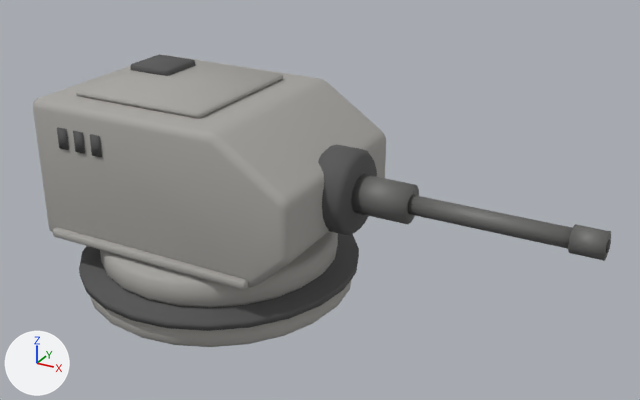
The glTF model game/models/turrets/turret_grach_t1.glb as it was, and as the next commit left it.
One viewpoint serves both versions: a 50 mm lens placed at (1.018, -1.467, 0.982), pointed at (0.21, 0.003, 0.247). Arrows for +X, +Y and +Z are at lower left; the lights stay in place. The first picture is the older version. Where no turn or scale is listed for an object, it has been applied to the vertices. Vertices at exactly the same position are counted once.

In view in the first picture: 'guns', 'turret_light_t1'.
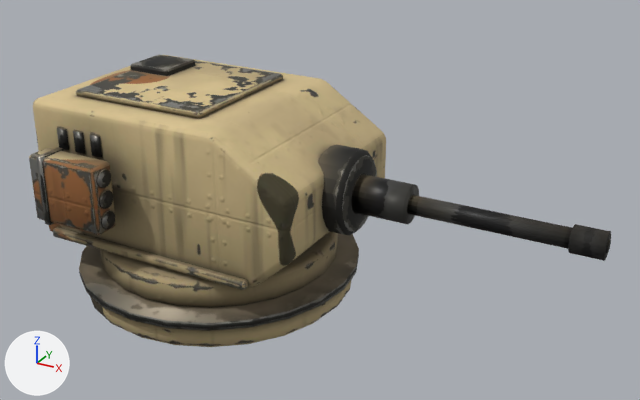
Pixel boxes (x1, y1, x2, y2) of what changed, in the pictures (640 x 400 px; the box of a moved part takes in the faces that stretch with it):
'pods', added
    after: (29, 147, 116, 235)
part 1 of me_cylinder, recoloured
    both: (33, 55, 386, 347)
part 2 of me_cylinder, recoloured
    both: (57, 54, 358, 331)
part 3 of me_cylinder_011, moved or reshaped
    before: (351, 186, 611, 260)
    after: (351, 186, 611, 259)
part 4 of me_cylinder_011, recoloured (darker)
    before: (318, 144, 611, 253)
    after: (318, 144, 415, 235)
part 5 of me_cylinder_011, recoloured (grey to black)
    both: (351, 174, 611, 261)

Patch to the scene script:
```diff
--- a/game/models/turrets/turret_grach_t1.glb.py
+++ b/game/models/turrets/turret_grach_t1.glb.py
@@ mat_turret_paint_guns @@
+mat_turret_paint_guns = bpy.data.materials.new('turret_paint_guns')
+# uses the picture img_turret_paint_guns_albedo
+# uses the picture img_turret_paint_guns_normal
+# uses the picture img_turret_paint_guns_orm
@@ mat_turret_paint @@
+mat_turret_paint = bpy.data.materials.new('turret_paint')
+# uses the picture img_turret_paint_albedo
+# uses the picture img_turret_paint_normal
+# uses the picture img_turret_paint_orm
@@ mat_turret_paint_pods @@
+mat_turret_paint_pods = bpy.data.materials.new('turret_paint_pods')
+# uses the picture img_turret_paint_pods_albedo
+# uses the picture img_turret_paint_pods_normal
+# uses the picture img_turret_paint_pods_orm
@@ me_cylinder @@
 me_cylinder.from_pydata(...)  # 656 vertices, 1224 faces; spans x -0.356..0.268, y -0.312..0.312, z 0.0..0.466
+# me_cylinder part 1: 792 faces spanning x -0.352..0.264, y -0.299..0.299, z 0.0..0.453 switch from mat_turret_body (grey #aaa8a4) to mat_turret_paint
+# me_cylinder part 2: 432 faces spanning x -0.356..0.268, y -0.312..0.312, z 0.052..0.466 switch from mat_turret_dark (dark grey #595959) to mat_turret_paint
@@ me_cylinder_011 @@
 me_cylinder_011.from_pydata(...)  # 216 vertices, 412 faces; spans x -0.04..0.526, y -0.088..0.088, z -0.088..0.088
+# me_cylinder_011 part 3: 136 of 216 vertices moved; they spanned x 0.026..0.526, y -0.04..0.04, z -0.04..0.04 and now span x 0.026..0.526, y -0.04..0.04, z -0.04..0.04; mean shift (0.0, 0.0, 0.0); largest move (0.523, 0.011, 0.006) -> (0.026, -0.038, -0.01)
+# me_cylinder_011 part 4: 193 faces spanning x -0.04..0.15, y -0.088..0.088, z -0.088..0.088 switch from mat_turret_dark (dark grey #595959) to mat_turret_paint_guns
+# me_cylinder_011 part 5: 161 faces spanning x 0.026..0.526, y -0.04..0.038, z -0.026..0.04 switch from mat_turret_barrel (grey #737371) to mat_turret_paint_guns
@@ ob_pods @@
+ob_pods = bpy.data.objects.new('pods', me_cube_010)  # 376 vertices, 680 faces; spans x -0.278..-0.105, y -0.312..0.312, z 0.218..0.363
+ob_pods.location = (0.0, 0.0, 0.0)
```
